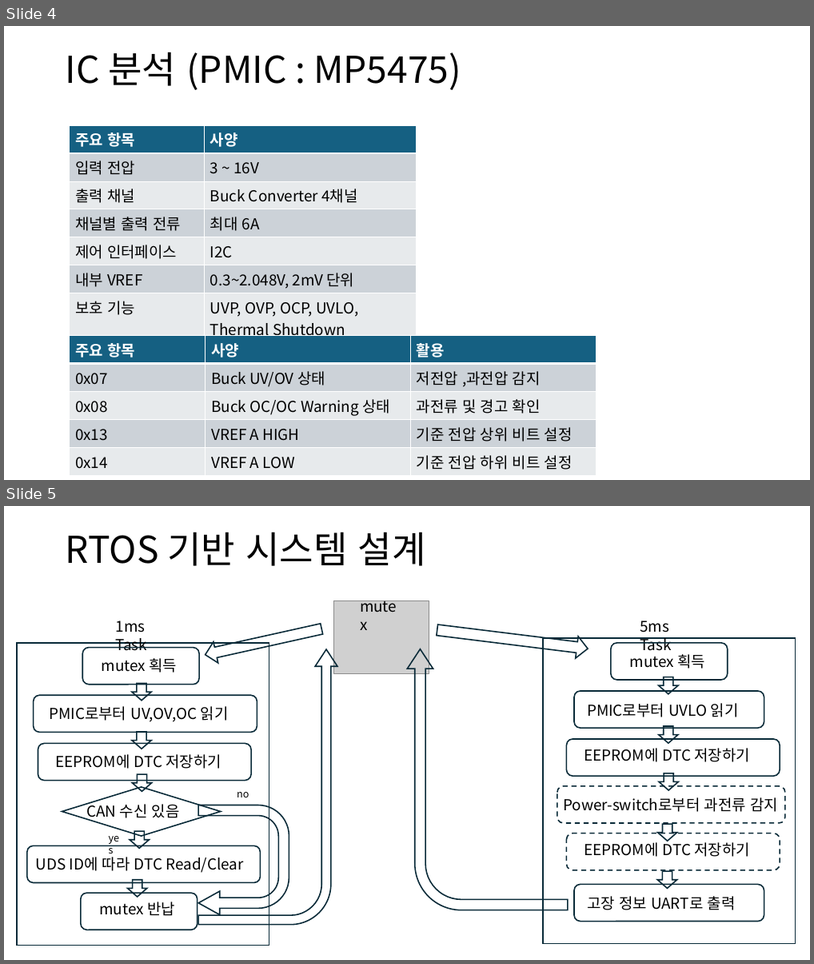
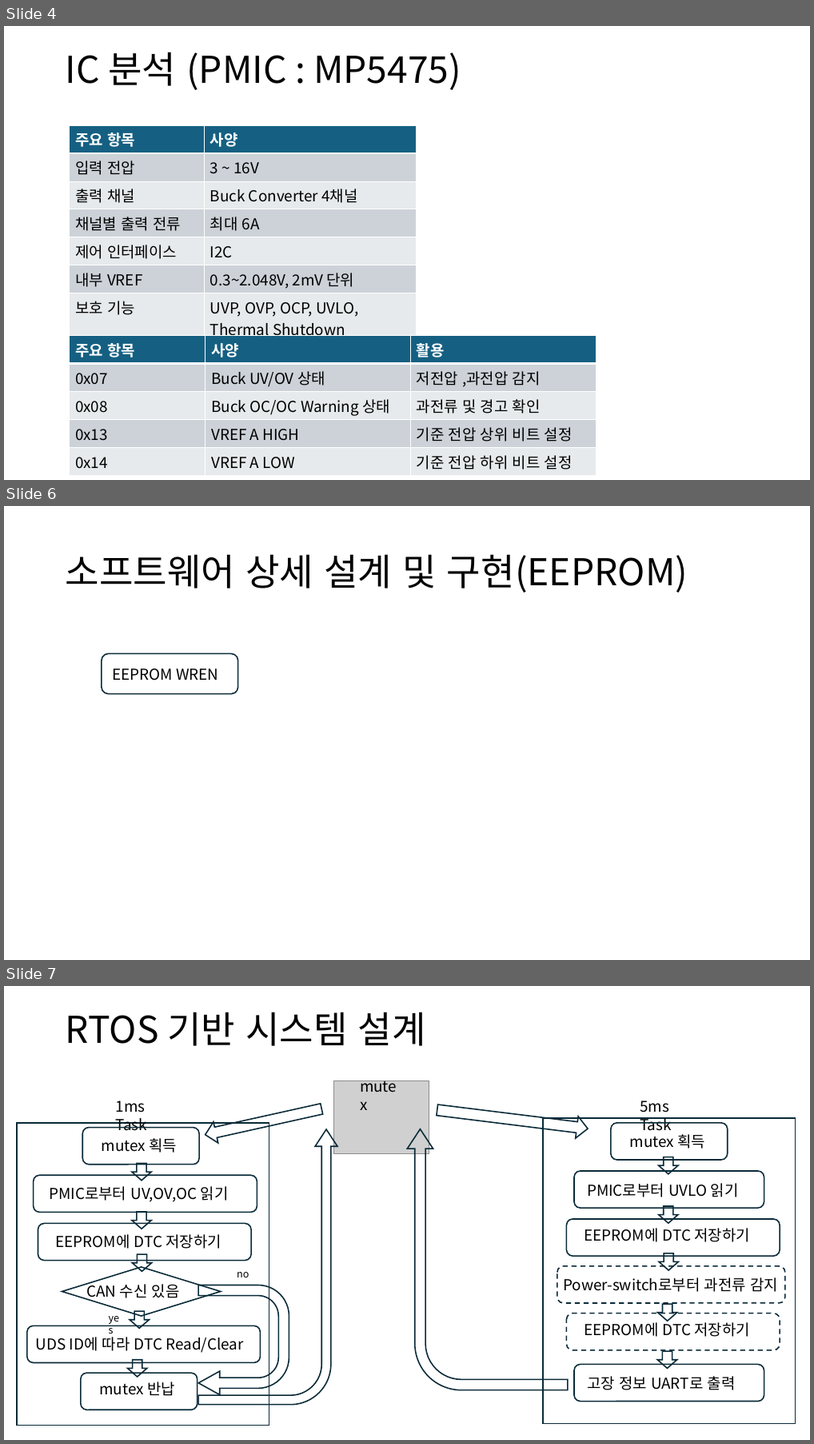
Before and after one commit to qwerasdfuiop/comento, a slide deck: ECU 고장 진단 시스템.pptx. Shown one above the other, each under a label of ours: slides 4 and 5 before the commit, slides 4, 6 and 7 after it; the slides between them are not shown. The pictures are 814x964 and 814x1444 pixels, drawn with LibreOffice and Linux fonts; fonts in the diff are those of the drawing; grey boxes stand for pictures. Boxes give left, top, right and bottom in pixels: in the first picture for what was removed or moved away, otherwise in the second. Text is boxed around its words. In the diff, an @@ line names an element or a change of style, - is before the commit and + after.

```diff
--- a/ECU 고장 진단 시스템.pptx
+++ b/ECU 고장 진단 시스템.pptx
@@ slide 6 added at [4, 506, 810, 960], background #FFFFFF @@
@@ title added at [66, 554, 689, 592], 44 pt, text #000000 @@
+소프트웨어 상세 설계 및 구현(EEPROM)
@@ rounded rectangle added at [102, 654, 238, 693], outline #092A39 1.5 pt @@
@@ text added at [112, 668, 218, 680], 18 pt, text #000000 @@
+EEPROM WREN
@@ what was slide 5 is now slide 7 @@
```
Also in this commit, not shown: 1 other slide added, 1 other file.
